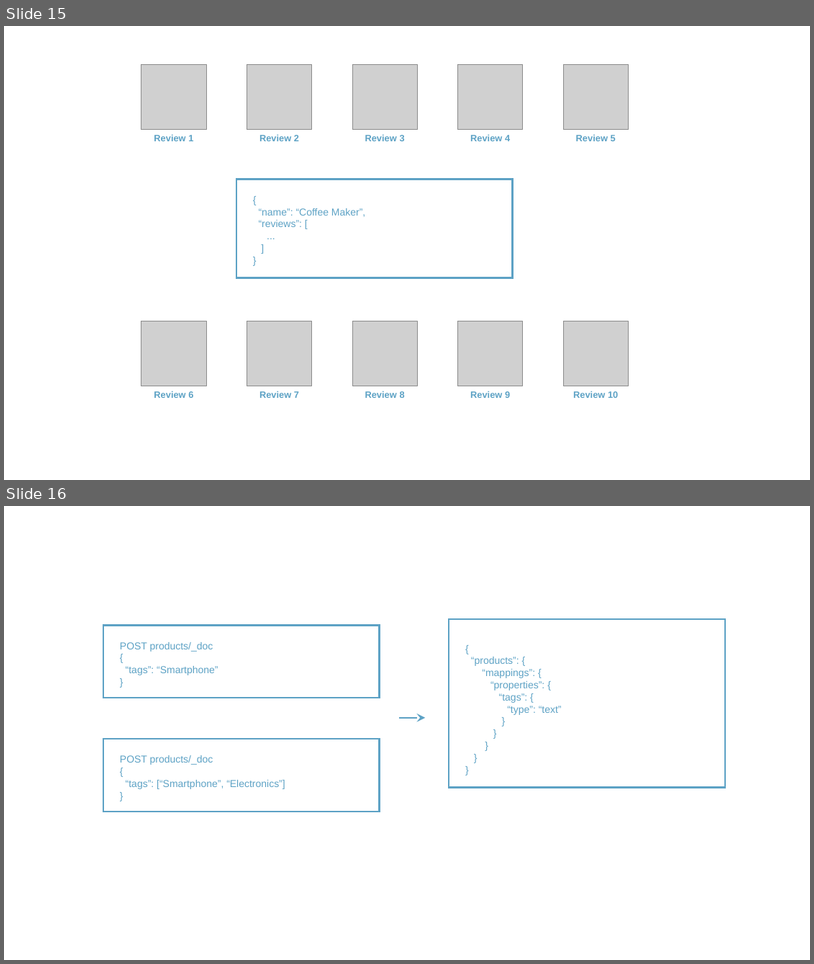
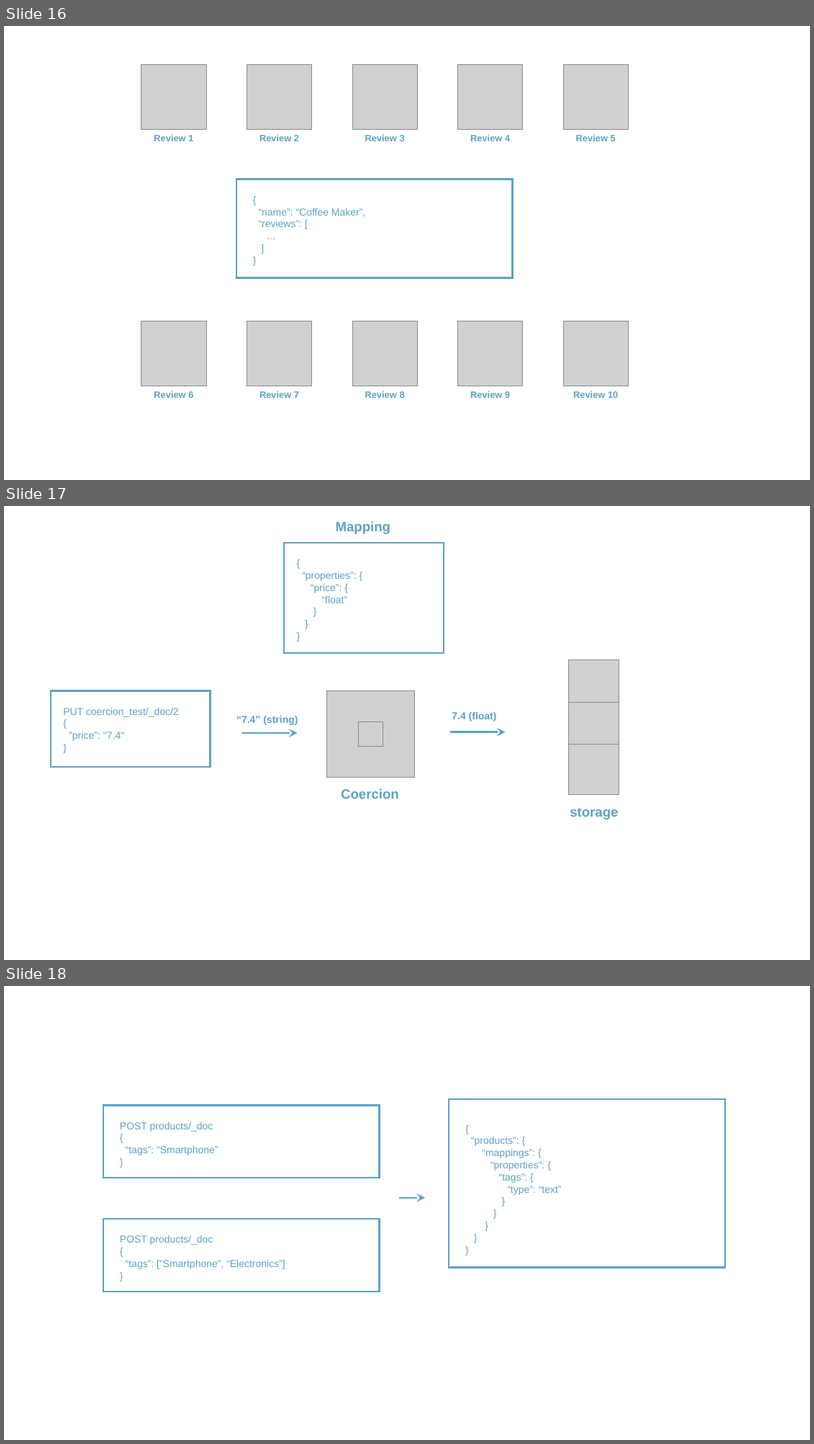
Before and after one commit to rudaks-han/book-summary, a slide deck: complete-guide-to-elasticsearch/elasticsearch.pptx. Shown one above the other, each under a label of ours: slides 15 and 16 before the commit, slides 16, 17 and 18 after it. The pictures are 814x964 and 814x1444 pixels, drawn with LibreOffice and Linux fonts; fonts in the diff are those of the drawing; grey boxes stand for pictures. Boxes give left, top, right and bottom in pixels: in the first picture for what was removed or moved away, otherwise in the second. Text is boxed around its words. In the diff, an @@ line names an element or a change of style, - is before the commit and + after.

```diff
--- a/complete-guide-to-elasticsearch/elasticsearch.pptx
+++ b/complete-guide-to-elasticsearch/elasticsearch.pptx
@@ slide 17 added at box(4, 506, 810, 960), background #FFFFFF @@
@@ text added at box(336, 521, 391, 534), 16 pt, text #5DA2C5, bold @@
+Mapping
@@ rectangle added at box(284, 543, 444, 653), outline #5DA2C5 2 pt @@
@@ text added at box(302, 572, 356, 603), 12 pt, text #5DA2C5 @@
+{
+“properties”: {
+“price”: {
+“float”
+}
+}
+}
@@ picture added at box(569, 660, 619, 710) @@
@@ rectangle added at box(51, 690, 211, 767), outline #5DA2C5 2 pt @@
@@ picture added at box(327, 690, 415, 777) @@
@@ text added at box(63, 708, 179, 741), 12 pt, text #5DA2C5 @@
+PUT coercion_test/_doc/2
+{
+"price": "7.4"
+}
@@ text added at box(237, 716, 298, 725), 12 pt, text #5DA2C5, bold @@
+“7.4” (string)
@@ picture added at box(358, 721, 383, 746) @@
@@ text added at box(452, 712, 497, 721), 12 pt, text #5DA2C5, bold @@
+7.4 (float)
@@ picture added at box(569, 702, 619, 752) @@
@@ arrow added from (242, 733) to (298, 733), #5DA2C5 2 pt @@
@@ arrow added from (450, 731) to (506, 731), #5DA2C5 2 pt @@
@@ picture added at box(569, 744, 619, 794) @@
@@ text added at box(341, 788, 399, 798), 16 pt, text #5DA2C5, bold @@
+Coercion
@@ text added at box(570, 808, 618, 819), 16 pt, text #5DA2C5, bold @@
+storage
@@ what was slide 15 is now slide 16 @@
@@ what was slide 16 is now slide 18 @@
```
Also in this commit, not shown: 6 other slides added, 12 other files.
